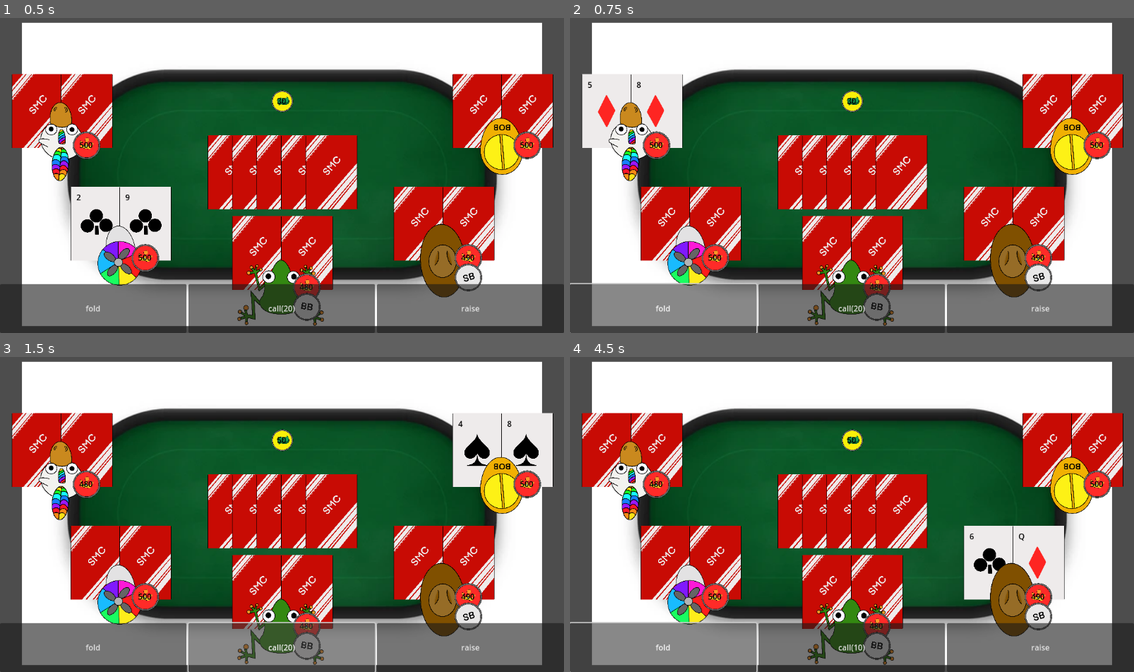
Above: before the commit, frames 1-4 (two rows, left to right).
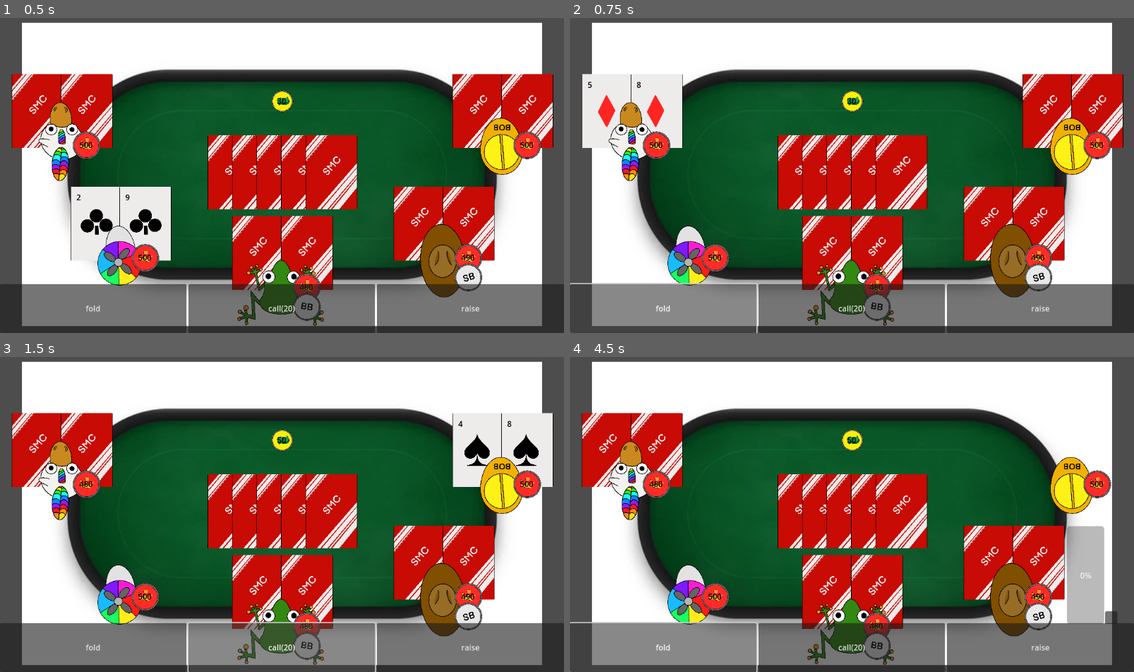
Above: after the commit, the same moments.

Repository: TheRealBlueBoy/Poker-Game
Game: Godot game, scene res://Scenes/MainScene.tscn
Two runs of this game, one before a commit and one after it. Both use one fixed random seed, a clock stepped at 60 frames per second and the inputs below.
Inputs (mouse positions are in pixels of both pictures, inside the frame that each line leads up to):
- Up to frame 1 (0.5 s): no input
- Up to frame 2 (0.75 s): click "fold" at 0.5 s
- Up to frame 3 (1.5 s): click "call(20)" at 1.25 s
- Up to frame 4 (4.5 s): click "raise" at 2 s; click (1111, 618) at 2.75 s; click (1111, 618) at 3.5 s; click "fold" at 4.25 s

Frame 1 is identical in both runs. In frame 2, 3.5% of the frame differs, in the area x 12-31%, y 53-78%; in frame 3, 3.5%; in frame 4, 12%, in the area x 12-99%, y 17-94%.
Error after the commit: Invalid access of index '4' on a base object of type: 'Array'. (res://Scripts/GameMode.gd:68)

Commit message:
reworked decide winner + fold
decide winner works now with any amount of players. (not hard coded)

Diff:
--- a/Scripts/GameMode.gd
+++ b/Scripts/GameMode.gd
@@ -83,6 +83,8 @@
 			return
 		ResetPlayerStatusesInPhase()
 		phase += 1
+	if (playingPlayers.size() == 1):
+		EndRound()
 	actingPlayerIdx=IncrementInRange(actingPlayerIdx,0,playingPlayers.size()-1)
 	StartTurn()
 
@@ -173,60 +175,19 @@
 	var tiedPlayers = [] #holds the tied players of combination checks
 	var winningPlayers = [] #holds the tied player(s) of the highcardchecker
 	winners = [] #resets winner array
-	if playingPlayers[0].finalScore == playingPlayers[1].finalScore: #checks if the highgest scores are the same
-		if playingPlayers[1].finalScore == playingPlayers[2].finalScore:
-			if playingPlayers[2].finalScore == playingPlayers[3].finalScore:
-				tiedPlayers.append(playingPlayers[0])
-				tiedPlayers.append(playingPlayers[1])
-				tiedPlayers.append(playingPlayers[2])
-				tiedPlayers.append(playingPlayers[3])
-				winningPlayers = highcardChecker(tiedPlayers, 4).duplicate()
-				if winningPlayers.size() == 4: #checks size of array tied players from highcardcheck
-					winners.append_array(winningPlayers)
-					print(winners)
-					return winners
-				if winningPlayers.size() == 3: #checks size of array tied players from highcardcheck
-					winners.append_array(winningPlayers)
-					print(winners)
-					return winners
-				if winningPlayers.size() == 2: #checks size of array tied players from highcardcheck
-					winners.append_array(winningPlayers)
-					print(winners)
-					return winners
-				if winningPlayers.size() == 1: #checks size of array tied players from highcardcheck
-					winners.append_array(winningPlayers)
-					print(winners)
-					return winners
-			tiedPlayers.append(playingPlayers[0])
-			tiedPlayers.append(playingPlayers[1])
-			tiedPlayers.append(playingPlayers[2])
-			winningPlayers = highcardChecker(tiedPlayers, 3).duplicate()
-			if winningPlayers.size() == 3: #checks size of array tied players from highcardcheck
-				winners.append_array(winningPlayers)
-				print(winners)
-				return winners
-			if winningPlayers.size() == 2: #checks size of array tied players from highcardcheck
-				winners.append_array(winningPlayers)
-				print(winners)
-				return winners
-			if winningPlayers.size() == 1: #checks size of array tied players from highcardcheck
-				winners.append_array(winningPlayers)
-				print(winners)
-				return winners
-		tiedPlayers.append(playingPlayers[0])
-		tiedPlayers.append(playingPlayers[1])
-		winningPlayers = highcardChecker(tiedPlayers, 2).duplicate()
-		if winningPlayers.size() == 2: #checks size of array tied players from highcardcheck
-			winners.append_array(winningPlayers)
-			print(winners)
-			return winners
-		if winningPlayers.size() == 1: #checks size of array tied players from highcardcheck
-			winners.append_array(winningPlayers)
-			print(winners)
-			return winners
-	winners.append(playingPlayers[0].index)
+	for player in playingPlayers:#checks if the highgest scores are the same
+		if (playingPlayers.find(player) != playingPlayers.size()-1): #is the next player a valid index
+			if (player.finalScore == playingPlayers[playingPlayers.find(player)+1].finalScore): #same score?
+				tiedPlayers.append(player)
+	if (tiedPlayers.size() == 0):#if not a tie, player [0] wins
+		winningPlayers = [playingPlayers[0]]
+	else: #check highest card
+		winningPlayers = highcardChecker(tiedPlayers, (tiedPlayers.size()-1)).duplicate()
+	for player in winningPlayers: #convert players to idx
+		winningPlayers[winningPlayers.find(player)] = player.index
+	winners = winningPlayers.duplicate()
 	print(winners)
-	return winners
+	return(winners)
 
 func OpenUp():
 	for player in playingPlayers:
@@ -261,38 +222,23 @@
 func highcardChecker(tied, amount): #checks hand for highcards
 	var tiedPlayers = []
 	tied.sort_custom(SortDescendingPlayerHand) #sorts array given by first and second card numbers
-	if tied[0].hand[0].number == tied[1].hand[0].number: #checks if the numbers of card 1 are the same
-		if amount >= 3:
-			if tied[1].hand[0].number == tied[2].hand[0].number:
-				if amount >= 4:
-					if tied[2].hand[0].number == tied[3].hand[0].number: #checks if the numbers of card 2 are the same
-						if tied[0].hand[1].number == tied[1].hand[1].number:
-							if tied[1].hand[1].number == tied[2].hand[1].number:
-								if tied[2].hand[1].number == tied[3].hand[1].number:
-									tiedPlayers.append(tied[0].index)
-									tiedPlayers.append(tied[1].index)
-									tiedPlayers.append(tied[2].index)
-									tiedPlayers.append(tied[3].index)
-								tiedPlayers.append(tied[0].index)
-								tiedPlayers.append(tied[1].index)
-								tiedPlayers.append(tied[2].index)
-							tiedPlayers.append(tied[0].index)
-							tiedPlayers.append(tied[1].index)
-						tiedPlayers.append(tied[0].index)
-				if tied[0].hand[1].number == tied[1].hand[1].number: #checks if the numbers of card 2 are the same
-					if tied[1].hand[1].number == tied[2].hand[1].number:
-						tiedPlayers.append(tied[0].index)
-						tiedPlayers.append(tied[1].index)
-						tiedPlayers.append(tied[2].index)
-					tiedPlayers.append(tied[0].index)
-					tiedPlayers.append(tied[1].index)
-				tiedPlayers.append(tied[0].index)
-			if tied[0].hand[1].number == tied[1].hand[1].number: #checks if the numbers of card 2 are the same
-				tiedPlayers.append(tied[0].index)
-				tiedPlayers.append(tied[1].index)
-			tiedPlayers.append(tied[0].index)
-	tiedPlayers.append(tied[0].index)
+	for player1 in tied:
+		if (tiedPlayers.find(player1) != tiedPlayers.size()-1): #is the next player a valid index
+			var player2 = tiedPlayers[tiedPlayers.size()-1]
+			#checks if the numbers of the cards are the same in each players hands
+			if (player1.hand[0] == player2.hand[0]):
+				if (tiedPlayers.has(player1) != true):#is player1 already in tiedplayers (prevents duplicates of players)
+					tiedPlayers.append(player1)
+				tiedPlayers.append(player2)
+			elif(player1.hand[1] == player2.hand[1]):
+				if (tiedPlayers.has(player1) != true):#is player1 already in tiedplayers (prevents duplicates of players)
+					tiedPlayers.append(player1)
+				tiedPlayers.append(player2)
+	if (tiedPlayers.size() == 0):
+		tiedPlayers.append(tied[0])
 	return tiedPlayers
+
+
 
 func StraightFlushChecker():
 	var temporaryCards = []
--- a/Scripts/Player.gd
+++ b/Scripts/Player.gd
@@ -51,6 +51,15 @@
 	status = PlayerStatus.checked
 
 func Fold():
+	#remove cards
+	gamemode.tempObjects.pop_at(gamemode.tempObjects.find(hand[0].scene))
+	gamemode.tempObjects.pop_at(gamemode.tempObjects.find(hand[1].scene))
+	hand[0].scene.queue_free()
+	hand[1].scene.queue_free()
+	hand.clear()
+	#corrects the actingplayer with the removal of the current actingplayer
+	gamemode.actingPlayerIdx = gamemode.DecreaseInRange(gamemode.actingPlayerIdx, 0, gamemode.playingPlayers.size())
+	gamemode.playingPlayers.pop_at(GetIdxPlayingPlayers())#removes self from playingplayers
 	status = PlayerStatus.folded
 
 
